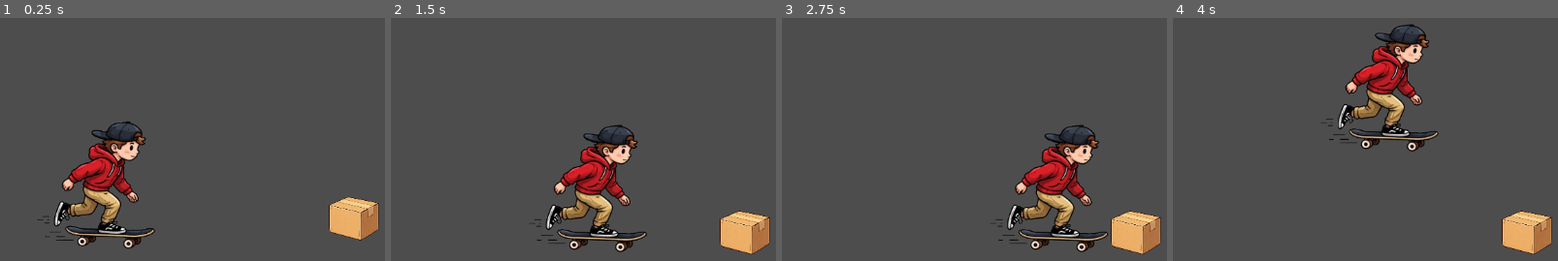
Above: before the commit, frames 1-4 (left to right).
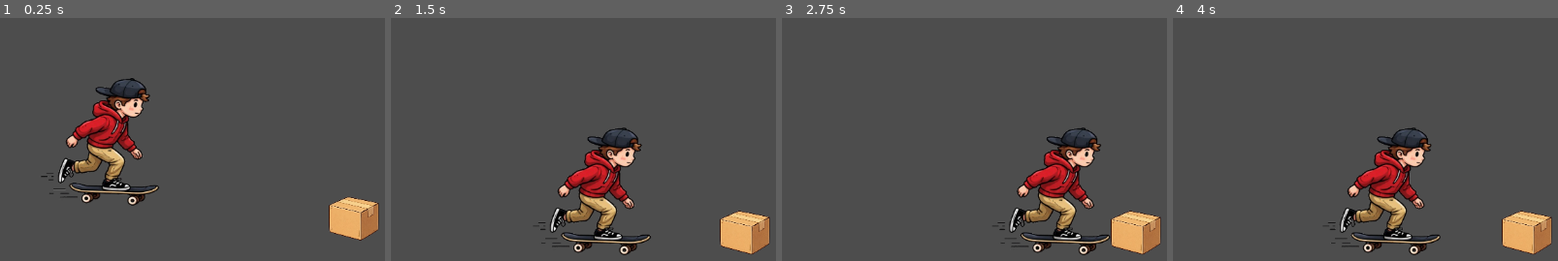
Above: after the commit, the same moments.

Repository: CCV-JamesNye/Game-Programming
Game: Godot game, scene res://Skater_Scroller.tscn
Same seed, same stepped clock (60 frames per second), same inputs: the game is played once before the commit and once after it.
Inputs:
- Up to frame 1 (0.25 s): no input
- Up to frame 2 (1.5 s): hold D (move_right) 0.53-1.28 s; hold S (move_down) from 1.28 s (still down)
- Up to frame 3 (2.75 s): tap Enter at 2 s; release S (move_down) at 2.03 s; hold D (move_right) from 2.03 s (still down)
- Up to frame 4 (4 s): release D (move_right) at 2.78 s; hold W (move_up) 2.78-3.53 s; hold A (move_left) from 3.53 s (still down)

The runs differ from the first frame. In frame 1, 9.3% of the frame differs, in the area x 9-42%, y 24-95%; in frame 2, 5.8%; in frame 3, 5.5%; in frame 4, 11%, in the area x 38-70%, y 2-98%.

Commit message:
Gravity & Velocity
-added gravity and adjusted velocity

Diff:
--- a/player-controller-prototype/Scripts/skater-character-body.gd
+++ b/player-controller-prototype/Scripts/skater-character-body.gd
@@ -2,6 +2,8 @@
 
 #Speed
 @export var speed : float = 200
+@export var gravity : float = 980.0
+
 
 #Node enters scene tree
 func _ready() -> void:
@@ -11,9 +13,11 @@
 func _process(_delta: float) -> void:
 	pass
 
-func _physics_process(_delta: float) -> void:
+func _physics_process( delta: float) -> void:
+
 		#Store Direction
 	var direction : Vector2 = Vector2.ZERO
+	velocity.y += gravity * delta
 
 #Apply Movement
 	#Read Input
@@ -21,10 +25,6 @@
 		direction.x += 1
 	if Input.is_action_pressed("move_left"):
 		direction.x -= 1
-	if Input.is_action_pressed("move_down"):
-		direction.y += 1
-	if Input.is_action_pressed("move_up"):
-		direction.y -= 1
 
-	velocity = direction.normalized() * speed
+	velocity.x = direction.normalized().x * speed
 	move_and_slide()
--- a/player-controller-prototype/Skater_Scroller.tscn
+++ b/player-controller-prototype/Skater_Scroller.tscn
@@ -11,7 +11,7 @@
 size = Vector2(74, 64)
 
 [sub_resource type="RectangleShape2D" id="RectangleShape2D_2cmkh"]
-size = Vector2(153, 193)
+size = Vector2(153, 191)
 
 [sub_resource type="CircleShape2D" id="CircleShape2D_2cmkh"]
 radius = 31.575306
@@ -36,17 +36,17 @@
 texture = ExtResource("1_38ol2")
 
 [node name="Player" type="CharacterBody2D" parent="." unique_id=945709892]
-position = Vector2(269, 513)
+position = Vector2(280, 411)
 collision_layer = 3
 script = ExtResource("2_4c7b1")
 
 [node name="Skater" type="Sprite2D" parent="Player" unique_id=1994177209]
-position = Vector2(0, -95)
+position = Vector2(-5, -90)
 scale = Vector2(0.6535948, 0.6433823)
 texture = ExtResource("3_s1e06")
 
 [node name="CollisionShape2D" type="CollisionShape2D" parent="Player" unique_id=1193687925]
-position = Vector2(0, -96.5)
+position = Vector2(-8, -95)
 shape = SubResource("RectangleShape2D_2cmkh")
 
 [node name="Area2D" type="Area2D" parent="." unique_id=2040977948]
